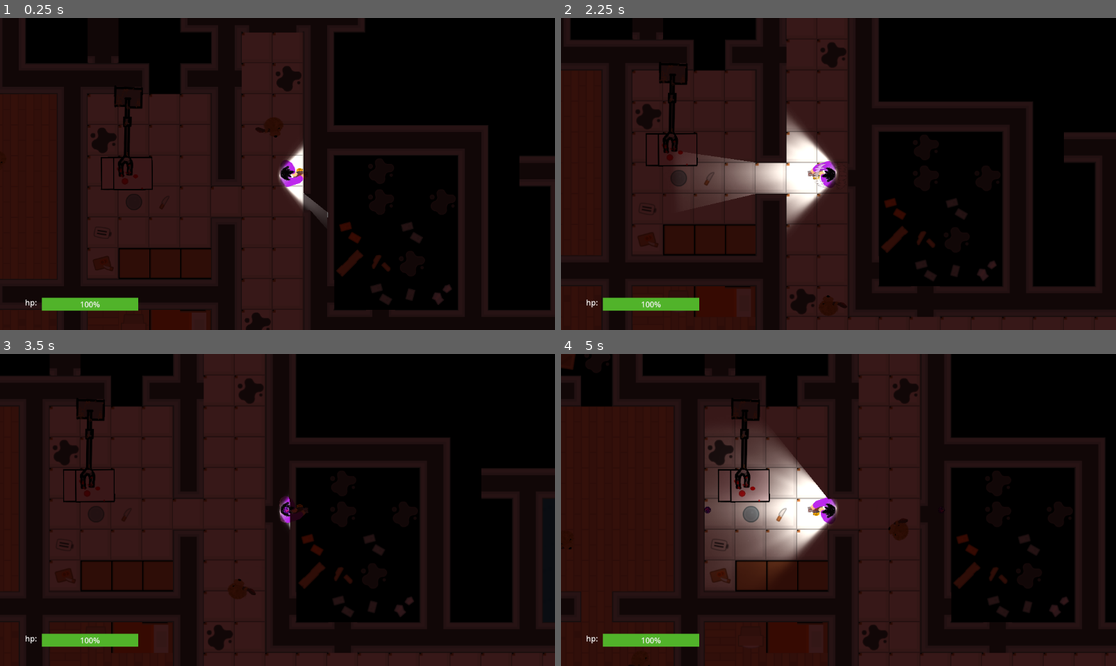
Above: before the commit, frames 1-4 (two rows, left to right).
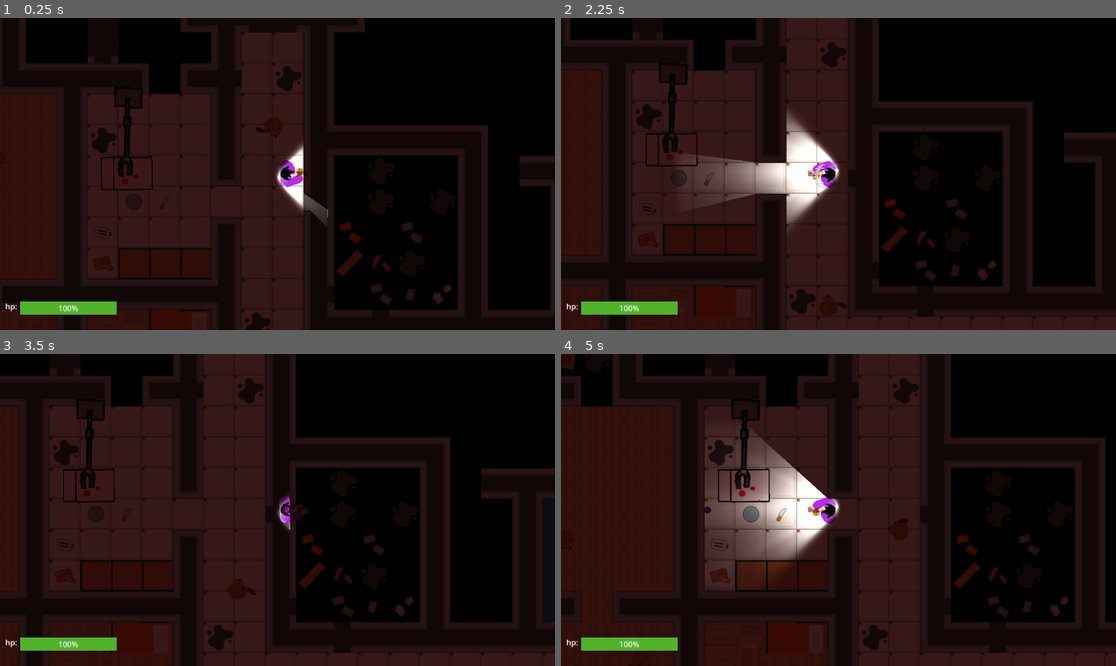
Above: after the commit, the same moments.

Repository: Tvorba-her-v-pohybu/cookie-monster
Game: Godot game, scene res://main.tscn
Two runs of this game, one before a commit and one after it. Both use one fixed random seed, a clock stepped at 60 frames per second and the inputs below. Sound files missing from this copy of the repository are replaced by a short silence.
Inputs:
- Up to frame 1 (0.25 s): no input
- Up to frame 2 (2.25 s): tap Enter at 0.5 s; hold X (attack) 0.53-1.28 s; hold Right (ui_right) 0.53-2.03 s; tap Space (jump) at 0.77, 1.52 s; tap C (shoot) at 1.35 s; hold Left (ui_left) from 2.03 s (still down); hold X (attack) from 2.03 s (still down)
- Up to frame 3 (3.5 s): release Left (ui_left) at 2.78 s; release X (attack) at 2.78 s; hold Right (ui_right) from 2.78 s (still down); tap C (shoot) at 2.85 s; tap Space (jump) at 3.02 s
- Up to frame 4 (5 s): hold X (attack) 3.53-4.28 s; tap Space (jump) at 3.77, 4.52 s; release Right (ui_right) at 4.28 s; hold Left (ui_left) from 4.28 s (still down); tap C (shoot) at 4.35 s

The runs differ from the first frame. In frame 1, 1.0% of the frame differs, in the area x 1-60%, y 45-96%; in frame 2, 1.1%; in frame 3, 0.9%; in frame 4, 1.2%, in the area x 1-51%, y 26-96%.

Commit message:
smrt

Diff:
--- a/godot_project/canvas_layer.gd
+++ b/godot_project/canvas_layer.gd
@@ -1,6 +1,6 @@
 extends CanvasLayer
 
-
+var smrt := false
 # Called when the node enters the scene tree for the first time.
 func _ready() -> void:
 	pass # Replace with function body.
@@ -9,3 +9,8 @@
 # Called every frame. 'delta' is the elapsed time since the previous frame.
 func _process(delta: float) -> void:
 	%Healthbar.value = %CharacterBody2D.health
+
+	if %CharacterBody2D.health <= 0 and not smrt:
+		%smrtLbl.visible = true
+		%KoupilJsemTo.play()
+		smrt = true
--- a/godot_project/main.tscn
+++ b/godot_project/main.tscn
@@ -9,6 +9,7 @@
 [ext_resource type="Texture2D" uid="uid://cewmvlwejxsga" path="res://obrazky/robo_koncetina.png" id="5_vngxh"]
 [ext_resource type="Script" path="res://canvas_layer.gd" id="6_pa116"]
 [ext_resource type="PackedScene" uid="uid://cnlllfacfd5gu" path="res://boss/boss.tscn" id="7_saduw"]
+[ext_resource type="AudioStream" uid="uid://ba5u04vrtdsnc" path="res://zvuky/ja_to_koupil.wav" id="10_4g1e7"]
 
 [sub_resource type="NavigationPolygon" id="NavigationPolygon_o8n0p"]
 vertices = PackedVector2Array(-1051.92, 1147, -1049.94, 1195.36, -1063.09, 1194.57, -1063, 1167, -1049.58, 1057.19, -10 …(31030 unchanged characters)…
@@ -54,10 +55,9 @@
 position = Vector2(9, 107)
 
 [node name="PointLight2D" type="PointLight2D" parent="NavigationRegion2D/CharacterBody2D"]
-position = Vector2(2, -1)
+position = Vector2(-1.99998, 2)
 rotation = -1.56719
 shadow_enabled = true
-shadow_color = Color(0.470588, 0, 0, 0)
 texture = ExtResource("4_630ot")
 offset = Vector2(50, 180)
 
@@ -113,27 +113,62 @@
 [node name="CanvasLayer" type="CanvasLayer" parent="."]
 script = ExtResource("6_pa116")
 
-[node name="Label" type="Label" parent="CanvasLayer"]
+[node name="Control" type="Control" parent="CanvasLayer"]
+layout_mode = 3
+anchors_preset = 15
+anchor_right = 1.0
+anchor_bottom = 1.0
+grow_horizontal = 2
+grow_vertical = 2
+
+[node name="Healthbar" type="ProgressBar" parent="CanvasLayer/Control"]
+unique_name_in_owner = true
+custom_minimum_size = Vector2(200, 0)
+layout_mode = 1
 anchors_preset = 2
 anchor_top = 1.0
 anchor_bottom = 1.0
-offset_left = 52.0
-offset_top = -69.0
-offset_right = 92.0
-offset_bottom = -46.0
+offset_left = 42.0
+offset_top = -59.0
+offset_right = 242.0
+offset_bottom = -32.0
+grow_vertical = 0
+theme_override_styles/background = SubResource("StyleBoxFlat_drlnb")
+theme_override_styles/fill = SubResource("StyleBoxFlat_u184g")
+value = 50.0
+
+[node name="Label" type="Label" parent="CanvasLayer/Control"]
+layout_mode = 1
+anchors_preset = 2
+anchor_top = 1.0
+anchor_bottom = 1.0
+offset_left = 11.0
+offset_top = -61.0
+offset_right = 51.0
+offset_bottom = -38.0
 grow_vertical = 0
 text = "hp:"
 
-[node name="Healthbar" type="ProgressBar" parent="CanvasLayer"]
+[node name="smrtLbl" type="Label" parent="CanvasLayer/Control"]
 unique_name_in_owner = true
-custom_minimum_size = Vector2(200, 0)
-offset_left = 87.0
-offset_top = 581.0
-offset_right = 287.0
-offset_bottom = 608.0
-theme_override_styles/background = SubResource("StyleBoxFlat_drlnb")
-theme_override_styles/fill = SubResource("StyleBoxFlat_u184g")
-value = 50.0
+visible = false
+layout_mode = 1
+anchors_preset = 8
+anchor_left = 0.5
+anchor_top = 0.5
+anchor_right = 0.5
+anchor_bottom = 0.5
+offset_left = -72.0
+offset_top = -11.5
+offset_right = 72.0
+offset_bottom = 11.5
+grow_horizontal = 2
+grow_vertical = 2
+theme_override_colors/font_color = Color(1, 1, 1, 1)
+theme_override_colors/font_outline_color = Color(1, 0, 0, 1)
+theme_override_constants/outline_size = 18
+theme_override_font_sizes/font_size = 50
+text = "Umřel jsi ty močko"
 
 [node name="BossArea" type="Area2D" parent="."]
 position = Vector2(-176, 1061)
@@ -152,4 +187,8 @@
 position = Vector2(-440, -10)
 occluder = SubResource("OccluderPolygon2D_sle2t")
 
+[node name="KoupilJsemTo" type="AudioStreamPlayer2D" parent="."]
+unique_name_in_owner = true
+stream = ExtResource("10_4g1e7")
+
 [connection signal="body_entered" from="BossArea" to="." method="_on_boss_area_body_entered"]
Not shown: 1 places in godot_project/main.tscn that only renumber resources
